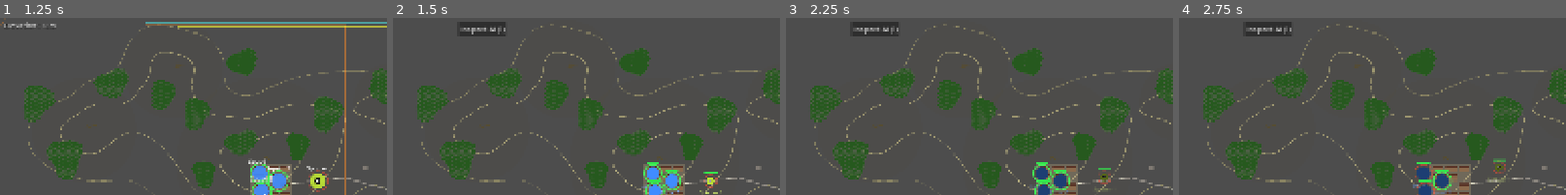
Above: before the commit, frames 1-4 (left to right).
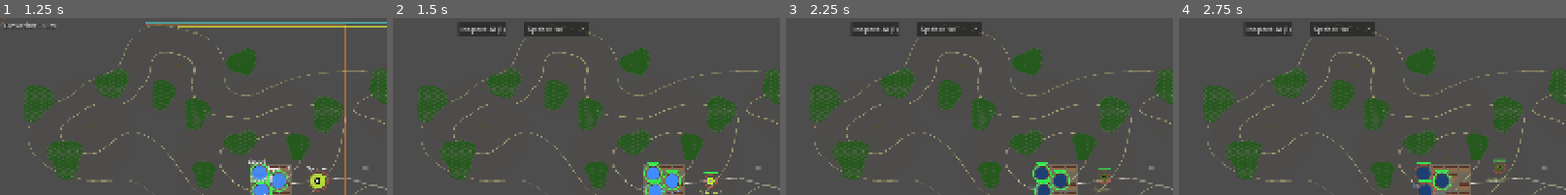
Above: after the commit, the same moments.

Repository: verybadcat/Drones
Game: Godot game, scene res://scenes/Main.tscn
Same seed, same stepped clock (60 frames per second), same inputs: the game is played once before the commit and once after it.
Inputs:
- Up to frame 1 (1.25 s): click "Choose" at 0.5 s
- Up to frame 2 (1.5 s): click "Start Battle" at 1.25 s
- Up to frame 3 (2.25 s): click "Order General Retreat" at 2 s
- Up to frame 4 (2.75 s): no input
The pictures show only the part of the screen within x 0-50%, y 0-50%; the shares and areas given below are measured in that part.

Frame 1 is identical in both runs. In frame 2, 1.3% of the frame differs, in the area x 33-51%, y 2-11%; in frame 3, 1.3%; in frame 4, 1.3%.

Commit message:
Add a playback speed dropdown (0.25x-4x)
BattleManager.playback_speed multiplies delta once at the very top of
_process, before it drives elapsed_time/scenario_delta/everything
downstream, so the whole simulation speeds up or slows down uniformly
like a video player's speed control -- movement, combat, and the
real-time visual effects together, not just the tactical clock.
is_paused's own early return sits ahead of the multiply, so pausing
still freezes everything regardless of the selected speed.

Added a 5-choice OptionButton (0.25x/0.5x/1x/2x/4x) next to the
existing "Inspect AI" button, since the sidebar's own button row has
no spare width left for another control. Each item carries its own
label text rather than a separate Label node to track through
_clear_all's cleanup.

Co-Authored-By: Claude Sonnet 5 <noreply@anthropic.com>

Diff:
--- a/scripts/battle_manager.gd
+++ b/scripts/battle_manager.gd
@@ -318,6 +318,14 @@
 # everything is driven centrally from here), so this one early return is
 # sufficient to pause the whole battle.
 var is_paused: bool = false
+# Player-controlled playback speed (see main.gd's speed dropdown) —
+# multiplies `delta` at the very top of _process, before it's used for
+# anything else (elapsed_time, scenario_delta, all of it), so the entire
+# simulation speeds up or slows down uniformly rather than needing every
+# individual timing calculation to know about it separately. Orthogonal to
+# is_paused, which still freezes everything outright regardless of this
+# value — pausing at 4x is exactly as frozen as pausing at 1x.
+var playback_speed: float = 1.0
 var _fire_flashes: Array[Dictionary] = []
 var _seconds_since_last_shot: float = 0.0
 
@@ -3512,6 +3520,7 @@
 	if battle_over or combat_log == null or is_paused:
 		return
 
+	delta *= playback_speed
 	elapsed_time += delta
 	_seconds_since_last_shot += delta
 
--- a/scripts/main.gd
+++ b/scripts/main.gd
@@ -5,6 +5,15 @@
 ## time), then the AAR report with a restart back to level select — so
 ## trying again can change the reconnaissance setup itself, not just
 ## doctrine, rather than being stuck with whatever was chosen at launch.
+
+# The playback-speed dropdown's own choices — parallel arrays (index i's
+# label names index i's multiplier) rather than a Dictionary, so the
+# dropdown's item order is exactly this array's order with no separate
+# sort/lookup step. 1/4x to 4x per the request; doubling steps read
+# naturally on a speed control the same way camera zoom or audio playback
+# speed controls usually do.
+const SPEED_OPTIONS: Array[float] = [0.25, 0.5, 1.0, 2.0, 4.0]
+const SPEED_LABELS: Array[String] = ["Speed: 0.25x", "Speed: 0.5x", "Speed: 1x", "Speed: 2x", "Speed: 4x"]
 
 var level_select_screen: LevelSelectScreen
 var recon_mode: GameConfig.ReconMode = GameConfig.ReconMode.SPOTTER
@@ -38,6 +47,7 @@
 var drone_debug_panel
 var decision_inspector
 var inspect_button: Button
+var speed_dropdown: OptionButton
 # Untyped for the same class-cache reason as drone_debug_panel above. Added
 # to map_viewport (NOT root, unlike drone_debug_panel) — it draws in MAP
 # space so its heat cells and contact markers line up with real world
@@ -261,7 +271,7 @@
 func _clear_all() -> void:
 	for node in [level_select_screen, deployment_screen, doctrine_panel, start_button, battle_manager,
 			combat_log, casualty_dashboard, retreat_button, pause_button, drone_debug_panel, decision_inspector, inspect_button,
-			enemy_heatmap_overlay, report_background, restart_button, review_history_button,
+			speed_dropdown, enemy_heatmap_overlay, report_background, restart_button, review_history_button,
 			history_viewer, history_slider, history_time_label, history_back_button, history_play_button]:
 		if node:
 			node.queue_free()
@@ -277,6 +287,7 @@
 	drone_debug_panel = null
 	decision_inspector = null
 	inspect_button = null
+	speed_dropdown = null
 	enemy_heatmap_overlay = null
 	report_background = null
 	restart_button = null
@@ -425,6 +436,23 @@
 	inspect_button.position = Vector2(140, 8)
 	inspect_button.pressed.connect(func(): decision_inspector.visible = not decision_inspector.visible)
 	add_child(inspect_button)
+
+	# Item text carries its own label ("Speed: ...") rather than a separate
+	# Label node next to it — one less node to track through _clear_all's
+	# cleanup for what's otherwise self-explanatory. Placed to the right of
+	# inspect_button, in the open strip above the map rather than the
+	# already-tightly-packed sidebar button row (see retreat_button/
+	# pause_button's own doc comments for how little room that row has
+	# left). Multiplies BattleManager.playback_speed, which scales `delta`
+	# once at the very top of _process — see that var's own doc comment;
+	# is_paused still freezes the battle outright regardless of this.
+	speed_dropdown = OptionButton.new()
+	for i in SPEED_OPTIONS.size():
+		speed_dropdown.add_item(SPEED_LABELS[i])
+	speed_dropdown.selected = SPEED_OPTIONS.find(1.0)
+	speed_dropdown.position = Vector2(280, 8)
+	speed_dropdown.item_selected.connect(func(index): battle_manager.playback_speed = SPEED_OPTIONS[index])
+	add_child(speed_dropdown)
 
 
 func _on_retreat_pressed() -> void:
Not shown, changed: docs/designs/tactical-commander-doctrine.md
